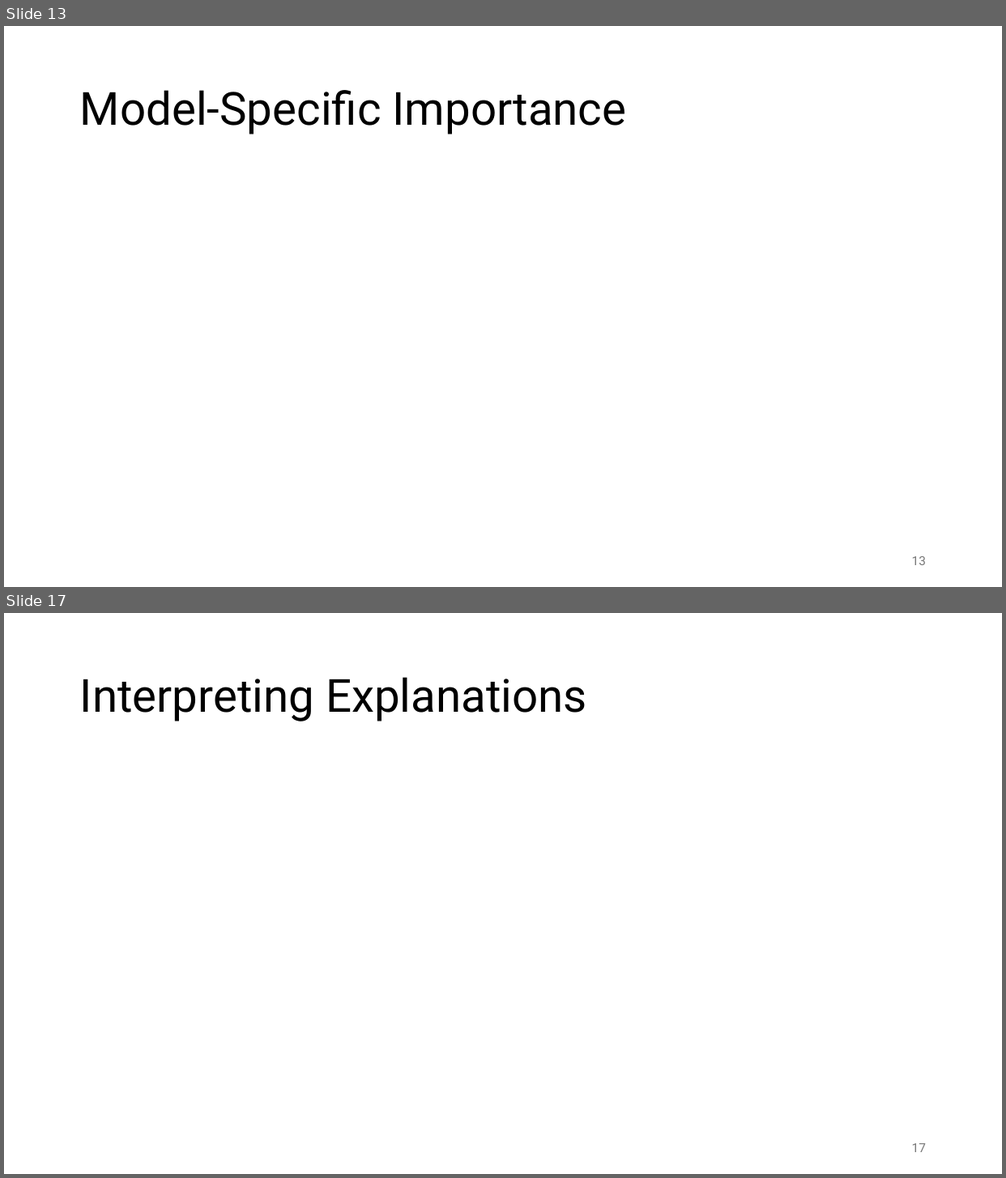
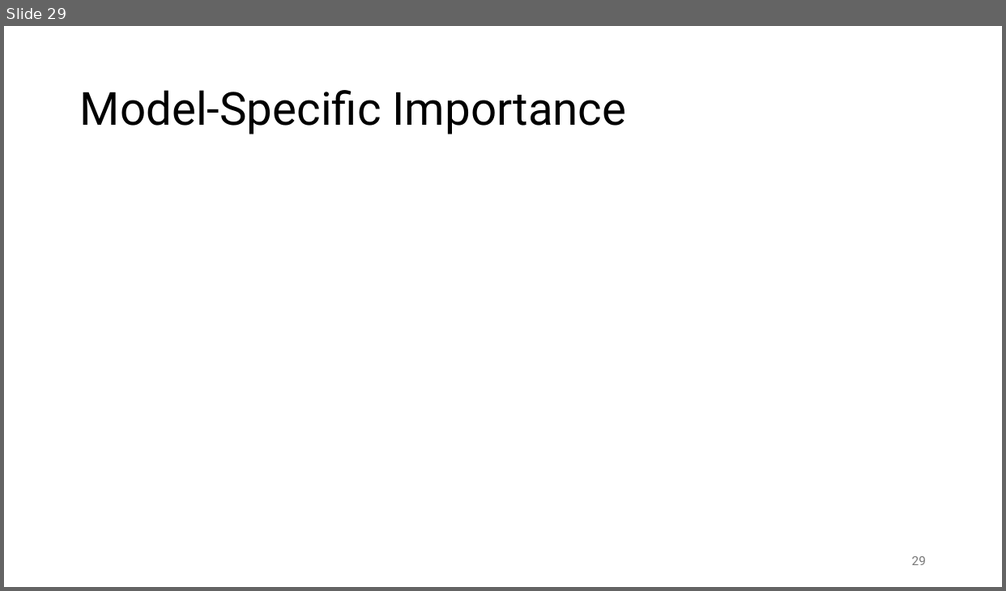
Before and after one commit to FelixWick/data_science, a slide deck: slides/7_model_evaluation.pptx. Shown one above the other, each under a label of ours: slides 13 and 17 before the commit, slide 29 after it; the slides between them are not shown. The pictures are 1006x1178 and 1006x591 pixels, drawn with LibreOffice and Linux fonts; fonts in the diff are those of the drawing; grey boxes stand for pictures. Boxes give left, top, right and bottom in pixels: in the first picture for what was removed or moved away, otherwise in the second. Text is boxed around its words. In the diff, an @@ line names an element or a change of style, - is before the commit and + after.

```diff
--- a/slides/7_model_evaluation.pptx
+++ b/slides/7_model_evaluation.pptx
@@ slide 17 removed at (4,613,1002,1174), background #FFFFFF @@
@@ title removed at (80,677,587,722) @@
-Interpreting Explanations
@@ page number removed at (912,1144,926,1152) @@
-17
@@ what was slide 13 is now slide 29 @@
@@ page number at (912,557,926,565): text changed @@
-13
+29
```
Also in this commit, not shown: 7 slides changed, 24 slides added, 6 other slides removed, 2 other files.
